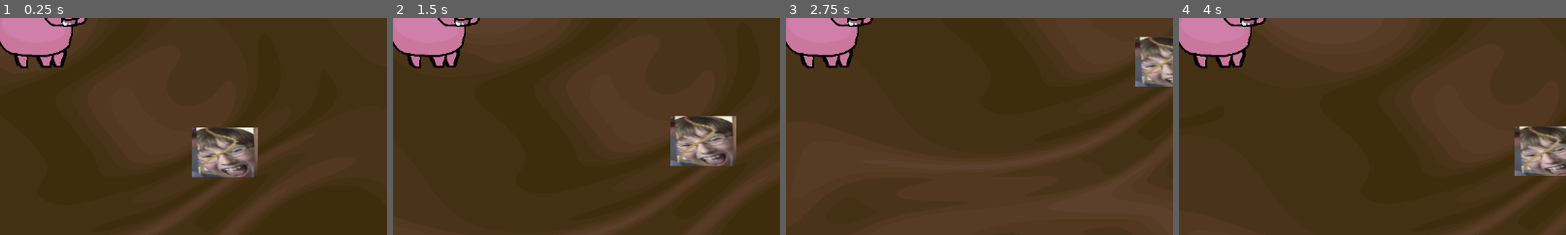
Above: before the commit, frames 1-4 (left to right).
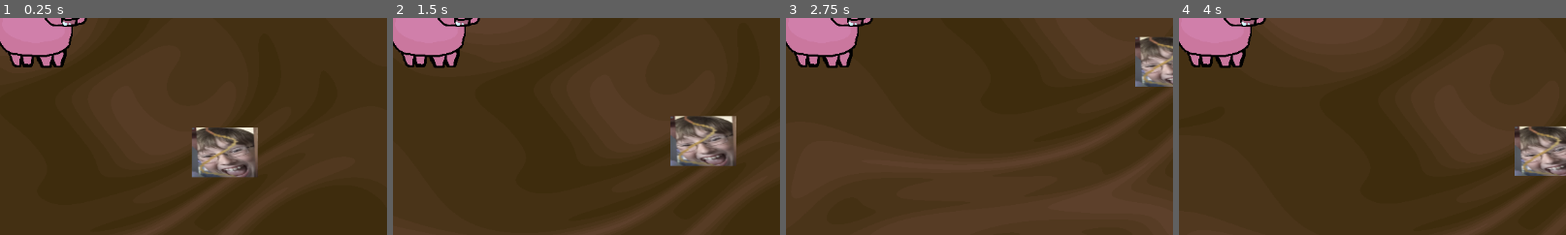
Above: after the commit, the same moments.

Repository: arrowira/shopJam
Game: Godot game, scene res://scenes/main.tscn
The game is run twice, just before and just after one commit, with the same random seed, the same clock (stepped at 60 frames per second) and the same inputs.
Inputs:
- Up to frame 1 (0.25 s): no input
- Up to frame 2 (1.5 s): tap Enter at 0.5 s; hold A (right) 0.53-1.28 s; hold E (eat) 0.53-1.28 s; hold S (down) from 1.28 s (still down); tap E (eat) at 1.35 s
- Up to frame 3 (2.75 s): release S (down) at 2.03 s; hold A (right) from 2.03 s (still down); hold E (eat) from 2.03 s (still down)
- Up to frame 4 (4 s): release A (right) at 2.78 s; release E (eat) at 2.78 s; hold W (up) 2.78-3.53 s; tap E (eat) at 2.85 s; hold D (left) from 3.53 s (still down); hold E (eat) from 3.53 s (still down)
The pictures show only the part of the screen within x 45-95%, y 50-100%; the shares and areas given below are measured in that part.

The runs differ from the first frame. In frame 1, 0.3% of the frame differs, in the area x 2-9%, y 16-24%; in frame 2, 0.3%; in frame 3, 0.3%; in frame 4, 0.3%.

Commit message:
pig walk anim

Diff:
--- a/new-game-project/scenes/player.tscn
+++ b/new-game-project/scenes/player.tscn
@@ -9,6 +9,81 @@
 [ext_resource type="Texture2D" uid="uid://3swojbxnkt1t" path="res://sprites/pig/fat_pig_leg_R1.png" id="7_jej6c"]
 [ext_resource type="Texture2D" uid="uid://djwrg5pvi8anp" path="res://sprites/pig/fat_pig_body.png" id="8_f1ej7"]
 [ext_resource type="Texture2D" uid="uid://c2mepje8j2isr" path="res://sprites/pig/fat_pig_head.png" id="9_oprun"]
+
+[sub_resource type="Animation" id="Animation_qfm1y"]
+loop_mode = 1
+tracks/0/type = "value"
+tracks/0/imported = false
+tracks/0/enabled = true
+tracks/0/path = NodePath("Sprite2D:position")
+tracks/0/interp = 1
+tracks/0/loop_wrap = true
+tracks/0/keys = {
+"times": PackedFloat32Array(0, 0.16, 0.28, 0.49, 0.65),
+"transitions": PackedFloat32Array(1, 1, 1, 1, 1),
+"update": 0,
+"values": [Vector2(35.84375, -22.374996), Vector2(51, -9.000001), Vector2(43, -1.000001), Vector2(33, -10), Vector2(46, -1.000001)]
+}
+tracks/1/type = "value"
+tracks/1/imported = false
+tracks/1/enabled = true
+tracks/1/path = NodePath("Sprite2D2:position")
+tracks/1/interp = 1
+tracks/1/loop_wrap = true
+tracks/1/keys = {
+"times": PackedFloat32Array(0, 0.26666668, 0.5, 0.76666665),
+"transitions": PackedFloat32Array(1, 1, 1, 1),
+"update": 0,
+"values": [Vector2(-4.0000153, 16.000015), Vector2(-4, 9.000001), Vector2(-3.0000005, 19), Vector2(-4, 12)]
+}
+tracks/2/type = "value"
+tracks/2/imported = false
+tracks/2/enabled = true
+tracks/2/path = NodePath("Sprite2D3:position")
+tracks/2/interp = 1
+tracks/2/loop_wrap = true
+tracks/2/keys = {
+"times": PackedFloat32Array(0),
+"transitions": PackedFloat32Array(1),
+"update": 0,
+"values": [Vector2(13, 62)]
+}
+tracks/3/type = "value"
+tracks/3/imported = false
+tracks/3/enabled = true
+tracks/3/path = NodePath("Sprite2D4:position")
+tracks/3/interp = 1
+tracks/3/loop_wrap = true
+tracks/3/keys = {
+"times": PackedFloat32Array(0),
+"transitions": PackedFloat32Array(1),
+"update": 0,
+"values": [Vector2(-31.999996, 63)]
+}
+tracks/4/type = "value"
+tracks/4/imported = false
+tracks/4/enabled = true
+tracks/4/path = NodePath("Sprite2D5:position")
+tracks/4/interp = 1
+tracks/4/loop_wrap = true
+tracks/4/keys = {
+"times": PackedFloat32Array(0),
+"transitions": PackedFloat32Array(1),
+"update": 0,
+"values": [Vector2(33, 60)]
+}
+tracks/5/type = "value"
+tracks/5/imported = false
+tracks/5/enabled = true
+tracks/5/path = NodePath("Sprite2D6:position")
+tracks/5/interp = 1
+tracks/5/loop_wrap = true
+tracks/5/keys = {
+"times": PackedFloat32Array(0),
+"transitions": PackedFloat32Array(1),
+"update": 0,
+"values": [Vector2(-14, 62)]
+}
 
 [sub_resource type="Animation" id="Animation_a8ls1"]
 resource_name = "pig walk"
@@ -86,81 +161,6 @@
 "values": [Vector2(-23, 60)]
 }
 
-[sub_resource type="Animation" id="Animation_qfm1y"]
-length = 0.001
-tracks/0/type = "value"
-tracks/0/imported = false
-tracks/0/enabled = true
-tracks/0/path = NodePath("Sprite2D:position")
-tracks/0/interp = 1
-tracks/0/loop_wrap = true
-tracks/0/keys = {
-"times": PackedFloat32Array(0),
-"transitions": PackedFloat32Array(1),
-"update": 0,
-"values": [Vector2(35.84375, -22.374996)]
-}
-tracks/1/type = "value"
-tracks/1/imported = false
-tracks/1/enabled = true
-tracks/1/path = NodePath("Sprite2D2:position")
-tracks/1/interp = 1
-tracks/1/loop_wrap = true
-tracks/1/keys = {
-"times": PackedFloat32Array(0),
-"transitions": PackedFloat32Array(1),
-"update": 0,
-"values": [Vector2(-4.0000153, 16.000015)]
-}
-tracks/2/type = "value"
-tracks/2/imported = false
-tracks/2/enabled = true
-tracks/2/path = NodePath("Sprite2D3:position")
-tracks/2/interp = 1
-tracks/2/loop_wrap = true
-tracks/2/keys = {
-"times": PackedFloat32Array(0),
-"transitions": PackedFloat32Array(1),
-"update": 0,
-"values": [Vector2(13, 62)]
-}
-tracks/3/type = "value"
-tracks/3/imported = false
-tracks/3/enabled = true
-tracks/3/path = NodePath("Sprite2D4:position")
-tracks/3/interp = 1
-tracks/3/loop_wrap = true
-tracks/3/keys = {
-"times": PackedFloat32Array(0),
-"transitions": PackedFloat32Array(1),
-"update": 0,
-"values": [Vector2(-22, 65)]
-}
-tracks/4/type = "value"
-tracks/4/imported = false
-tracks/4/enabled = true
-tracks/4/path = NodePath("Sprite2D5:position")
-tracks/4/interp = 1
-tracks/4/loop_wrap = true
-tracks/4/keys = {
-"times": PackedFloat32Array(0),
-"transitions": PackedFloat32Array(1),
-"update": 0,
-"values": [Vector2(33, 60)]
-}
-tracks/5/type = "value"
-tracks/5/imported = false
-tracks/5/enabled = true
-tracks/5/path = NodePath("Sprite2D6:position")
-tracks/5/interp = 1
-tracks/5/loop_wrap = true
-tracks/5/keys = {
-"times": PackedFloat32Array(0),
-"transitions": PackedFloat32Array(1),
-"update": 0,
-"values": [Vector2(-23, 60)]
-}
-
 [sub_resource type="AnimationLibrary" id="AnimationLibrary_fulsm"]
 _data = {
 &"RESET": SubResource("Animation_qfm1y"),
@@ -195,7 +195,7 @@
 texture = ExtResource("3_ur7pv")
 
 [node name="Sprite2D6" type="Sprite2D" parent="pigparts"]
-position = Vector2(-23, 60)
+position = Vector2(-14, 62)
 scale = Vector2(0.091814145, 0.1142857)
 texture = ExtResource("4_y4r1p")
 
@@ -205,7 +205,7 @@
 texture = ExtResource("5_d2wvv")
 
 [node name="Sprite2D4" type="Sprite2D" parent="pigparts"]
-position = Vector2(-22, 65)
+position = Vector2(-31.999996, 63)
 scale = Vector2(0.07464031, 0.082733795)
 texture = ExtResource("6_3v2ag")
 
